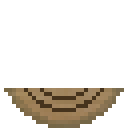
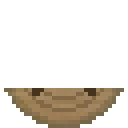
Layer changes from the first 128x128 image to the second:
added layer "Layer 3" above "Layer 2" over (x1=32, y1=88, x2=96, y2=96)
painted on "Layer 2" over (x1=24, y1=88, x2=104, y2=112)
